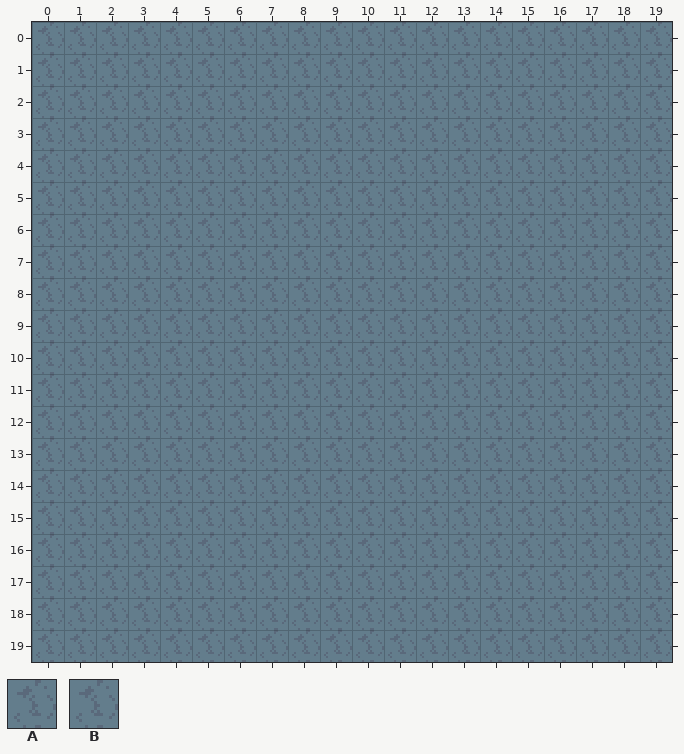
A Tiled map (JSON) gets an edit: assets/sea/map/1-1.json. This is how it looked before the edit.
Cells are 16x16 px. Shown: x 0..19, y 0..19.
Key: from "Collisions": A 0; from "Ground": B 1.
_ is an empty cell.
Layers that did not change in this view are not listed.
Layer "Ground" before, first column x 0:
 0 BBBBBBBBBBBBBBBBBBBB
 1 BBBBBBBBBBBBBBBBBBBB
 2 BBBBBBBBBBBBBBBBBBBB
 3 BBBBBBBBBBBBBBBBBBBB
 4 BBBBBBBBBBBBBBBBBBBB
 5 BBBBBBBBBBBBBBBBBBBB
 6 BBBBBBBBBBBBBBBBBBBB
 7 BBBBBBBBBBBBBBBBBBBB
 8 BBBBBBBBBBBBBBBBBBBB
 9 BBBBBBBBBBBBBBBBBBBB
10 BBBBBBBBBBBBBBBBBBBB
11 BBBBBBBBBBBBBBBBBBBB
12 BBBBBBBBBBBBBBBBBBBB
13 BBBBBBBBBBBBBBBBBBBB
14 BBBBBBBBBBBBBBBBBBBB
15 BBBBBBBBBBBBBBBBBBBB
16 BBBBBBBBBBBBBBBBBBBB
17 BBBBBBBBBBBBBBBBBBBB
18 BBBBBBBBBBBBBBBBBBBB
19 BBBBBBBBBBBBBBBBBBBB
Layer "Collisions" before, first column x 0:
 0 AAAAAAAAAAAAAAAAAAAA
 1 AAAAAAAAAAAAAAAAAAAA
 2 AAAAAAAAAAAAAAAAAAAA
 3 AAAAAAAAAAAAAAAAAAAA
 4 AAAAAAAAAAAAAAAAAAAA
 5 AAAAAAAAAAAAAAAAAAAA
 6 AAAAAAAAAAAAAAAAAAAA
 7 AAAAAAAAAAAAAAAAAAAA
 8 AAAAAAAAAAAAAAAAAAAA
 9 AAAAAAAAAAAAAAAAAAAA
10 AAAAAAAAAAAAAAAAAAAA
11 AAAAAAAAAAAAAAAAAAAA
12 AAAAAAAAAAAAAAAAAAAA
13 AAAAAAAAAAAAAAAAAAAA
14 AAAAAAAAAAAAAAAAAAAA
15 AAAAAAAAAAAAAAAAAAAA
16 AAAAAAAAAAAAAAAAAAAA
17 AAAAAAAAAAAAAAAAAAAA
18 AAAAAAAAAAAAAAAAAAAA
19 AAAAAAAAAAAAAAAAAAAA
After the commit:
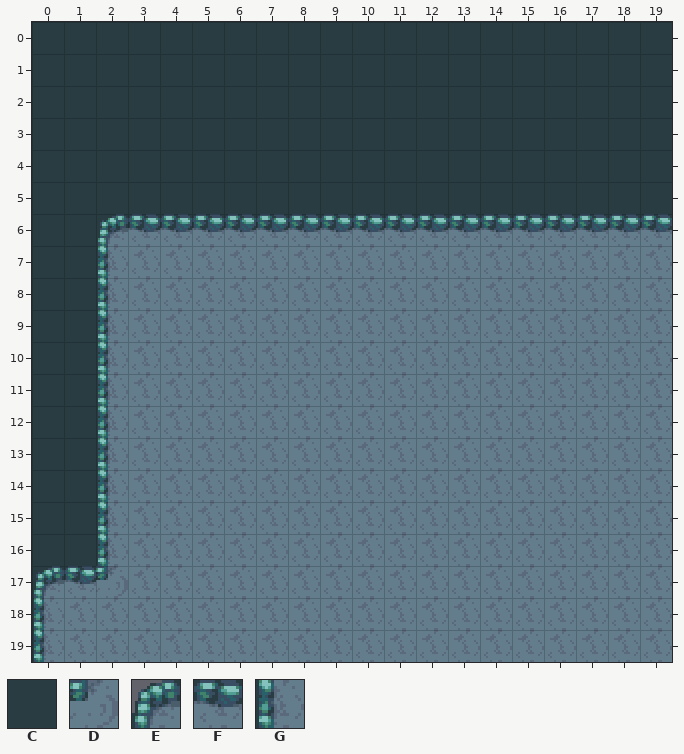
Further tiles: from "Collisions": C 32; from "Ground": D 22, E 32, F 33, G 40.
See-through tiles are keyed as they look on the map.
Edits made:
Layer "Ground":
y 0..5: x 0..19 BBBBBBBBBBBBBBBBBBBB -> ____________________
y 6: x 0..19 BBBBBBBBBBBBBBBBBBBB -> __EFFFFFFFFFFFFFFFFF
y 7..16: x 0..2 BBB -> __G
y 17: x 0..2 BBB -> EFD
y 18..19: x 0 B -> G
Layer "Collisions":
y 5: x 0..19 AAAAAAAAAAAAAAAAAAAA -> CCCCCCCCCCCCCCCCCCCC
y 6..16: x 0..1 AA -> CC
Where, in picture pixels (left, top, right, bottom), the same in both pictures:
changed: (32, 22, 672, 662)
